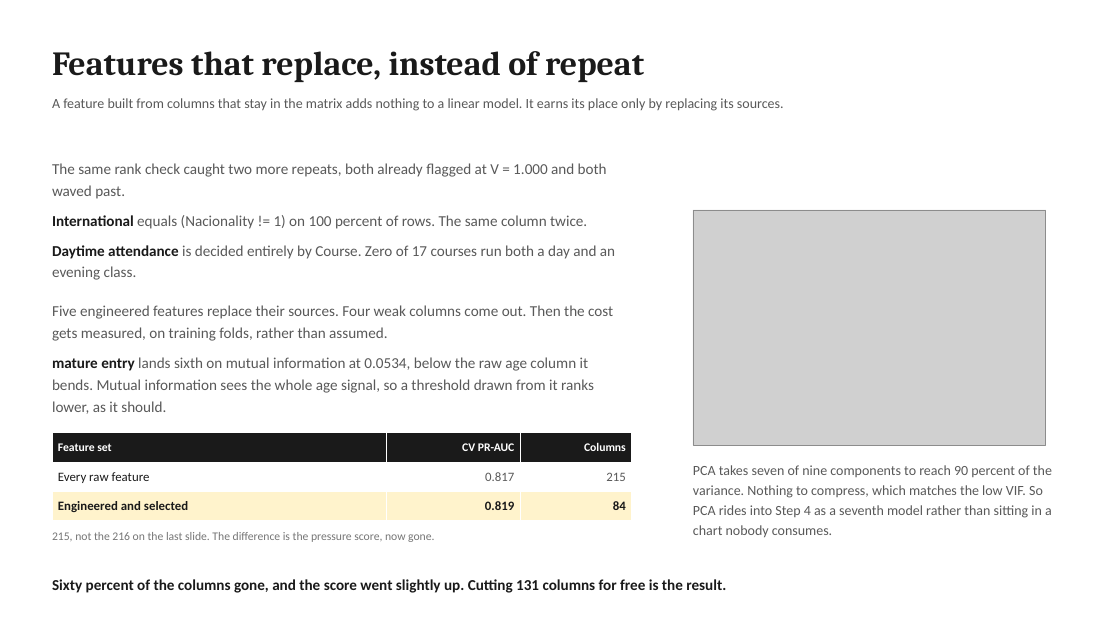
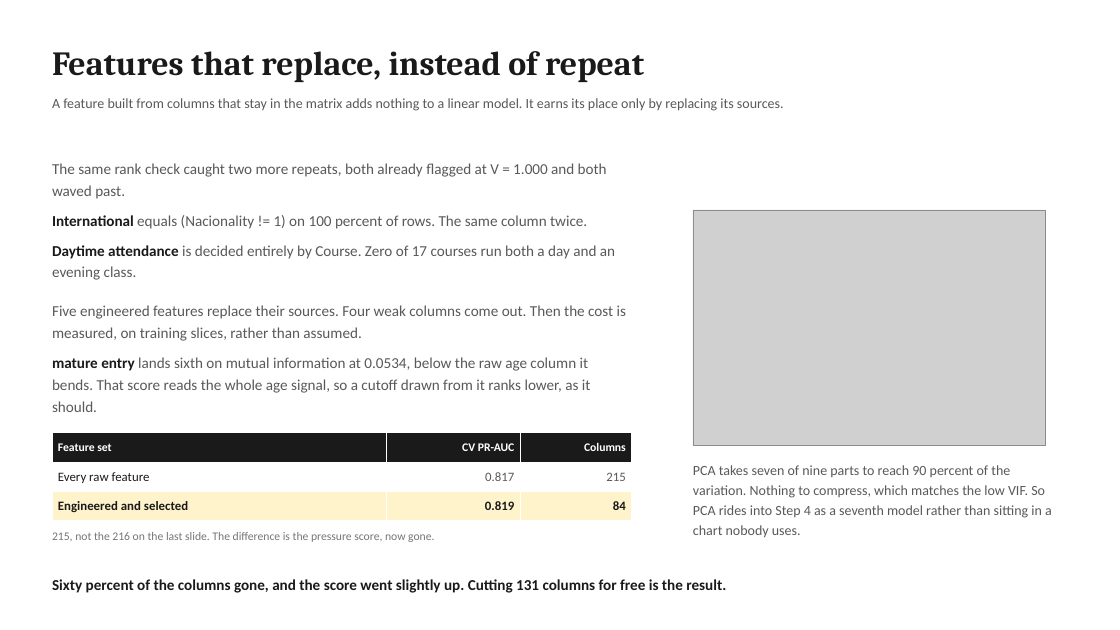
Before and after one commit to jeryldev/pgdaiml-capstone, a slide deck: slide 6 of presentations/technical.pptx. Drawn at 1120x630 pixels with LibreOffice and Linux fonts; fonts in the diff are those of the drawing; grey boxes stand for pictures. Boxes give left, top, right and bottom in pixels: in the first picture for what was removed or moved away, otherwise in the second. Text is boxed around its words. In the diff, an @@ line names an element or a change of style, - is before the commit and + after.

```diff
--- a/presentations/technical.pptx
+++ b/presentations/technical.pptx
@@ text at [52, 305, 626, 393]: text changed @@
-Five engineered features replace their sources. Four weak columns come out. Then the cost gets measured, on training folds, rather than assumed.
-mature entry lands sixth on mutual information at 0.0534, below the raw age column it bends. Mutual information sees the whole age signal, so a threshold drawn from it ranks lower, as it should.
+Five engineered features replace their sources. Four weak columns come out. Then the cost is measured, on training slices, rather than assumed.
+mature entry lands sixth on mutual information at 0.0534, below the raw age column it bends. That score reads the whole age signal, so a cutoff drawn from it ranks lower, as it should.
@@ text at [693, 465, 1052, 537]: text changed @@
-PCA takes seven of nine components to reach 90 percent of the variance. Nothing to compress, which matches the low VIF. So PCA rides into Step 4 as a seventh model rather than sitting in a chart nobody consumes.
+PCA takes seven of nine parts to reach 90 percent of the variation. Nothing to compress, which matches the low VIF. So PCA rides into Step 4 as a seventh model rather than sitting in a chart nobody uses.
```
Also in this commit, not shown: 10 other slides changed, 11 other files.
